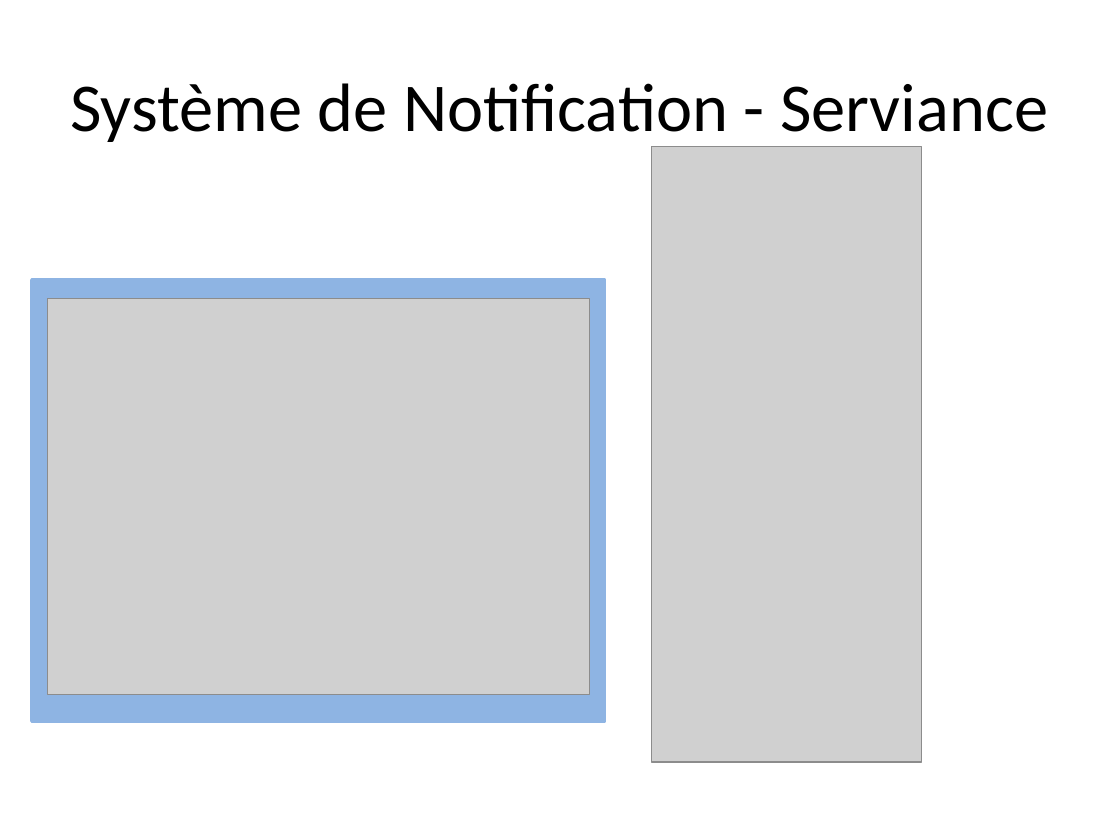
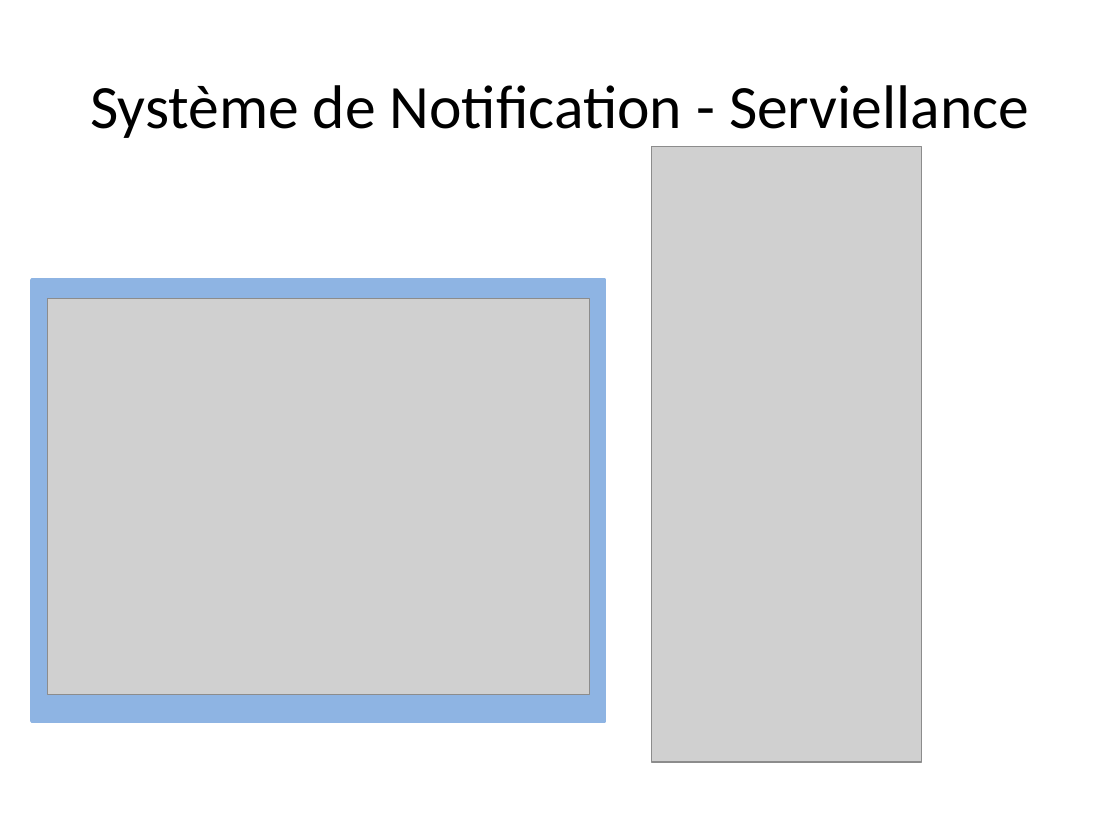
Before and after one commit to mejriomar/surveillance-system, a slide deck: slide 1 of Système de Notification .pptx. Drawn at 1120x840 pixels with LibreOffice and Linux fonts; fonts in the diff are those of the drawing; grey boxes stand for pictures. Boxes give left, top, right and bottom in pixels: in the first picture for what was removed or moved away, otherwise in the second. Text is boxed around its words. In the diff, an @@ line names an element or a change of style, - is before the commit and + after.

Commit message:
système de notification intelligente

```diff
--- a/Système de Notification .pptx
+++ b/Système de Notification .pptx
@@ title at bbox=[90, 85, 1029, 138]: text changed; size 44 to 39.6 pt @@
-Système de Notification - Serviance
+Système de Notification - Serviellance
```
